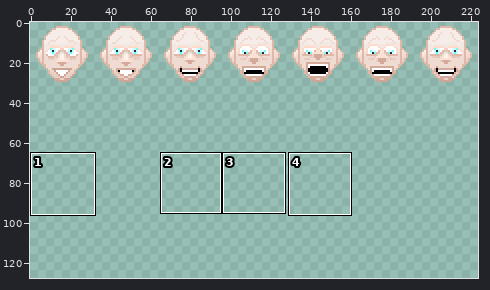
Sprite sheet -- Resources/Textures/_Impstation/Mobs/Demons/whiteboy.rsi/alive.png. The first picture is a wide view before the edit; the outline marks the close-up.
Close-up. Before the edit:
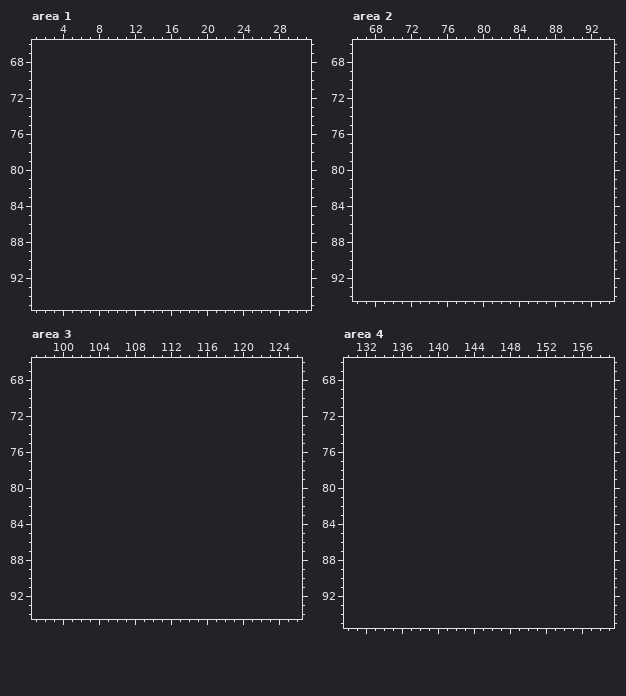
The file is 448x64 pixels, drawn in blocks of 2x2; one block is one cell here. Colours within 5 levels of each other are drawn and written as one. Shown: area 1: x 1..31, y 66..95; area 2: x 66..94, y 66..94; area 3: x 97..126, y 66..94; area 4: x 130..159, y 66..95. The old version is drawn lined up with the new one, on the new canvas. The commit also changed other parts of the picture, which this record leaves out.
After:
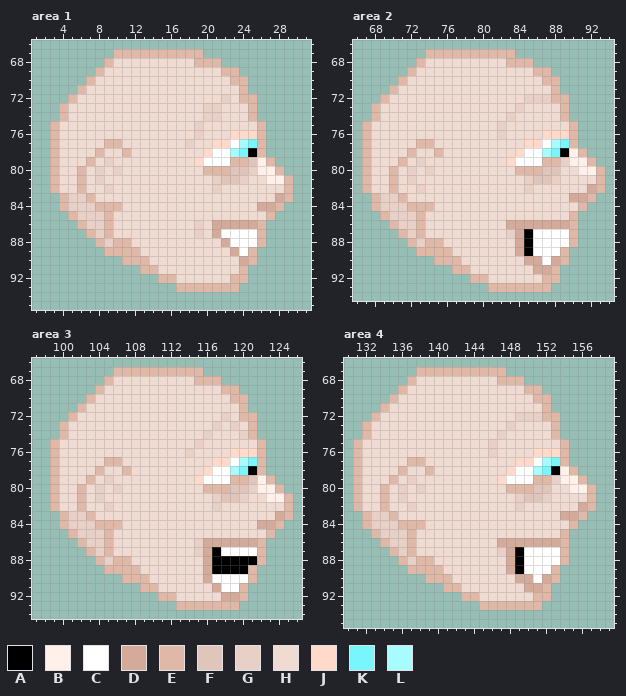
Palette (. is transparent): A #000000  B #fff0ea  C #ffffff  D #d4ab9a  E #e0b8a8  F #e0c5bb  G #e9d0c6  H #f0dbd3  J #ffdacb  K #79f6fc  L #a8fbff
From old to new:
canvas 224x32 -> 224x128
Changed rows in their new state; - is an unchanged pixel.
Area 1:
first column x 3:
67 -------EEEEEEEEEE----------
68 ------EHHHHHHHHHEEE--------
69 -----EHHHHHHHHHHHHHEE------
70 ----EHHHHHHHHHHHHHHHEE-----
71 ---EHHHHHHHHHHHHHHHHHE-----
72 --EHHHHHHHHHHHHHHHHGHEE----
73 -EHHHHHHHHHHHHHHHGGHHHE----
74 -EHHHHHHHHHHHHHHHGGHHHE----
75 EHHHHHHHHHHHHHHHGHHHHHHE---
76 EHHHHHHHHHHHHHHHGHHHJJJE---
77 EHHHHHEEHHHHHHHGHHJJCLKE---
78 EHHHHEHHEHHHHHHHHJCCLKAE---
79 EHHHEHGHHHHHHHHHJCCCEEFBE--
80 EHHEHGHGHHHHHHHHHEEEFFGBBE-
81 EHHEHGHHHHHHHHHHHHGFFGHHBBE
82 EHHEHHGHHHHHHHHHHHGHHHHHHHE
83 -EGGEHHHHHHHHHHHHHHHHHHHHDE
84 -EGGGEEEHHHHHHHHHHHHHHHDDE-
85 --EGGGEHHHHHHHHHHHHHHHHHE--
86 ---EGGEHHHHHHHHHGHDDDDDE---
87 ----EGEHHHHHHHHHGHDCCCCE---
88 -----EGEEHHHHHHHHHHDCCCE---
89 ------EEEEHHHHHHHHHHDCE----
90 --------EEEHHHHHHHHHHDE----
91 ----------EEHHHHHHHHHE-----
92 ------------EEHHHHHHEE-----
93 --------------EEEEEEE------
Area 2:
first column x 67:
67 -------EEEEEEEEEE----------
68 ------EHHHHHHHHHEEE--------
69 -----EHHHHHHHHHHHHHEE------
70 ----EHHHHHHHHHHHHHHHEE-----
71 ---EHHHHHHHHHHHHHHHHHE-----
72 --EHHHHHHHHHHHHHHHGGGEE----
73 -EHHHHHHHHHHHHHHHGHHHHE----
74 -EHHHHHHHHHHHHHHGHHHHHE----
75 EHHHHHHHHHHHHHHGHHHHHHHE---
76 EHHHHHHHHHHHHHHGHHHHJJJE---
77 EHHHHHEEHHHHHHHHHHJJCLKE---
78 EHHHHEHHEHHHHHHHHJCCLKABE--
79 EHHHEHGHHHHHHHHHJCCCEEGBBE-
80 EHHEHGHGHHHHHHHHHEEEFFHHBBE
81 EHHEHGHHHHHHHHHHHHGFFGHHHHE
82 EHHEHHGHHHHHHHHHHHGHHHHHHDE
83 -EGGEHHHHHHHHHHHHHHHHHHDDE-
84 -EGGGEEEHHHHHHHHHHHHHHHHE--
85 --EGGGEHHHHHHHHHHHHHHHHE---
86 ---EGGEHHHHHHHHHDDDDDDDE---
87 ----EGEHHHHHHHHHGDACCCCE---
88 -----EGEEHHHHHHHHDACCCCE---
89 ------EEEEHHHHHHHDACCCE----
90 --------EEEHHHHHHHDDCDE----
91 ----------EEHHHHHHHDDE-----
92 ------------EEHHHHHHEE-----
93 --------------EEEEEEE------
Area 3:
first column x 99:
67 -------EEEEEEEEEE----------
68 ------EHHHHHHHHHEEE--------
69 -----EHHHHHHHHHHHHHEE------
70 ----EHHHHHHHHHHHHHHHEE-----
71 ---EHHHHHHHHHHHHHHHHHE-----
72 --EHHHHHHHHHHHHHHHHGHEE----
73 -EHHHHHHHHHHHHHHHHGHGHE----
74 -EHHHHHHHHHHHHHHHGHHHGE----
75 EHHHHHHHHHHHHHHHGHHHHHHE---
76 EHHHHHHHHHHHHHHGHHHHJJJE---
77 EHHHHHEEHHHHHHHHHHJJCLKE---
78 EHHHHEHHEHHHHHHHHJCCLKAE---
79 EHHHEHGHHHHHHHHHJCCCEEFBE--
80 EHHEHGHGHHHHHHHHHEEEFFGBBE-
81 EHHEHGHHHHHHHHHHHHGFFGHHBBE
82 EHHEHHGHHHHHHHHHHHGHHHHHHHE
83 -EGGEHHHHHHHHHHHHHHHHHHHHDE
84 -EGGGEEEHHHHHHHHHHHHHHHDDE-
85 --EGGGEHHHHHHHHHHHHHHHHHE--
86 ---EGGEHHHHHHHHHGDDDDDDE---
87 ----EGEHHHHHHHHHGDACCCCE---
88 -----EGEEHHHHHHHHDAAAAAE---
89 ------EEEEHHHHHHHDAAAAE----
90 --------EEEHHHHHHDCCCCE----
91 ----------EEHHHHHHDCCE-----
92 ------------EEHHHHHDDE-----
93 --------------EEEEEEE------
Area 4:
first column x 131:
67 -------EEEEEEEEEE----------
68 ------EHHHHHHHHHEEE--------
69 -----EHHHHHHHHHHHHHEE------
70 ----EHHHHHHHHHHHHHHHEE-----
71 ---EHHHHHHHHHHHHHHHHHE-----
72 --EHHHHHHHHHHHHHHHGGGEE----
73 -EHHHHHHHHHHHHHHHGHHHHE----
74 -EHHHHHHHHHHHHHHGHHHHHE----
75 EHHHHHHHHHHHHHHGHHHHHHHE---
76 EHHHHHHHHHHHHHHGHHHHJJJE---
77 EHHHHHEEHHHHHHHHHHJJCLKE---
78 EHHHHEHHEHHHHHHHHJCCLKABE--
79 EHHHEHGHHHHHHHHHJCCCEEGBBE-
80 EHHEHGHGHHHHHHHHHEEEFFHHBBE
81 EHHEHGHHHHHHHHHHHHGFFGHHHHE
82 EHHEHHGHHHHHHHHHHHGHHHHHHDE
83 -EGGEHHHHHHHHHHHHHHHHHHDDE-
84 -EGGGEEEHHHHHHHHHHHHHHHHE--
85 --EGGGEHHHHHHHHHHHHHHHHE---
86 ---EGGEHHHHHHHHHDDDDDDDE---
87 ----EGEHHHHHHHHHGDACCCCE---
88 -----EGEEHHHHHHHHDACCCCE---
89 ------EEEEHHHHHHHDACCCE----
90 --------EEEHHHHHHHDDCDE----
91 ----------EEHHHHHHHDDE-----
92 ------------EEHHHHHHEE-----
93 --------------EEEEEEE------
Where, in picture pixels (left, top, right, bottom), the same in both close-ups:
added: (50, 49, 293, 292)
added: (362, 49, 605, 292)
added: (50, 367, 293, 610)
added: (353, 367, 596, 610)
